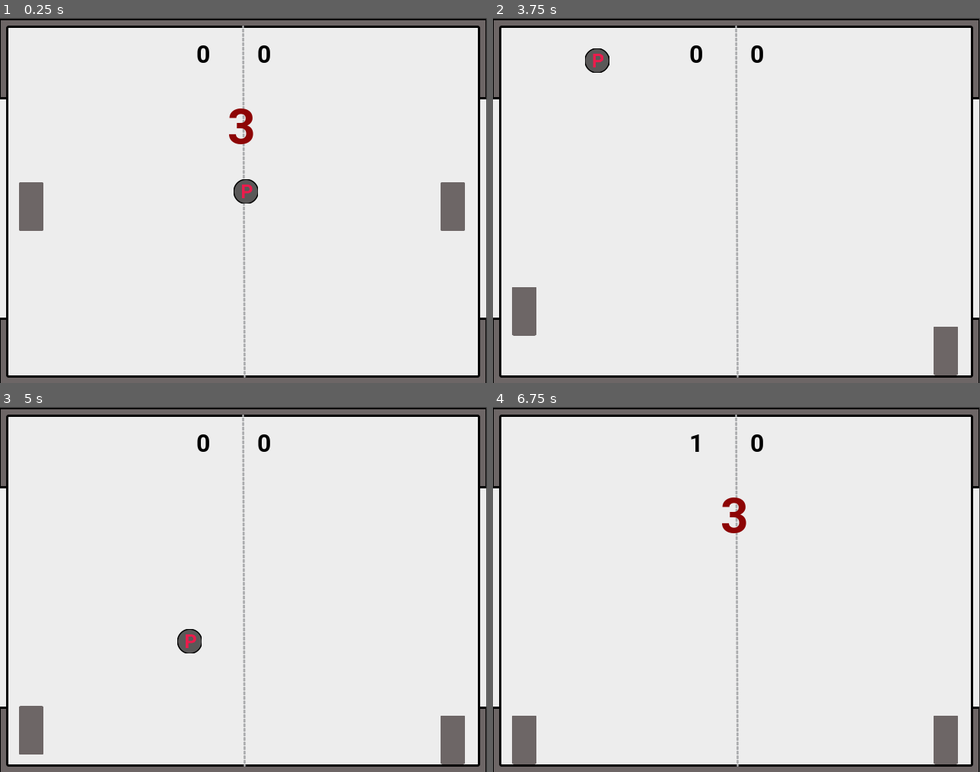
Above: before the commit, frames 1-4 (two rows, left to right).
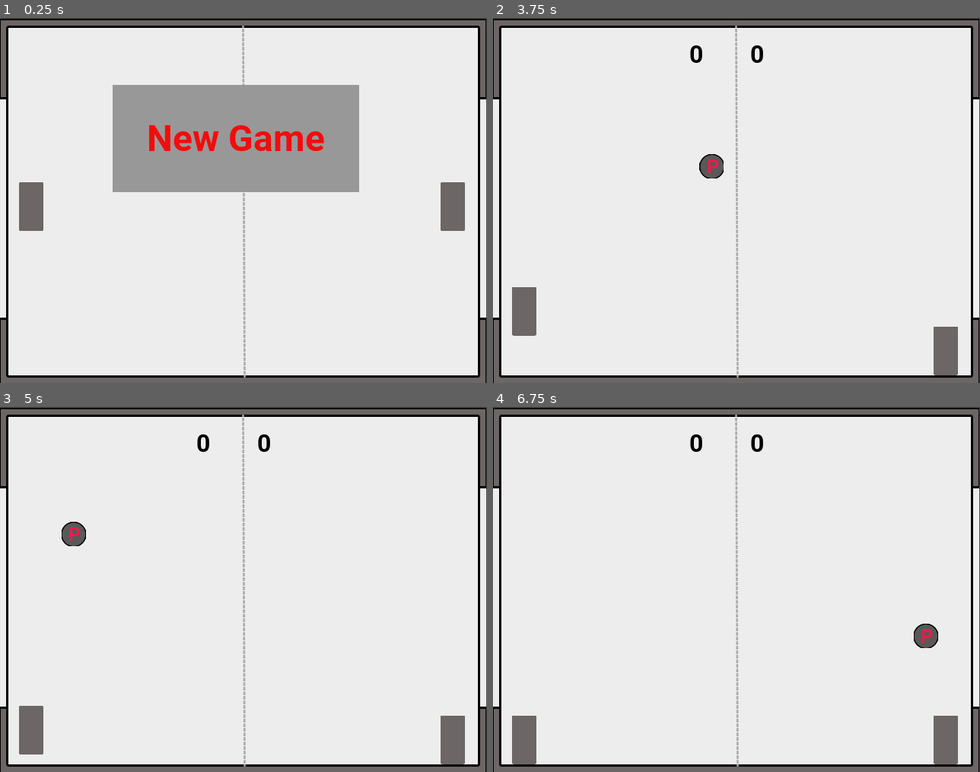
Above: after the commit, the same moments.

Repository: crpalmer/pong
Game: Godot game, scene res://pong.tscn
Same seed, same stepped clock (60 frames per second), same inputs: the game is played once before the commit and once after it.
Inputs (mouse positions are in pixels of both pictures, inside the frame that each line leads up to):
- Up to frame 1 (0.25 s): no input
- Up to frame 2 (3.75 s): click (726, 138) at 0.5 s, where only the run after the commit has a clickable "New Game"; hold Down (right_paddle_down) 1.28-2.03 s; hold Ctrl (left_paddle_down) 2.03-2.78 s; hold Down (right_paddle_down) 2.78-3.53 s; hold Shift (left_paddle_up) from 3.53 s (still down)
- Up to frame 3 (5 s): release Shift (left_paddle_up) at 4.28 s; hold Ctrl (left_paddle_down) from 4.28 s (still down)
- Up to frame 4 (6.75 s): release Ctrl (left_paddle_down) at 6.53 s; hold Down (right_paddle_down) from 6.53 s (still down)

The runs differ from the first frame. In frame 1, 15% of the frame differs, in the area x 23-74%, y 7-51%; in frame 2, 0.6%; in frame 3, 0.6%; in frame 4, 0.7%.

Commit message:
add game control

Diff:
--- a/Ball.gd
+++ b/Ball.gd
@@ -5,6 +5,9 @@
 var velocity = Vector2(0, 0)
 var difficulty = 1
 var increase_difficulty = false
+
+func _ready():
+	visible = false
 
 func _physics_process(delta):
 	if drop_ball:
--- a/Jumbotron.gd
+++ b/Jumbotron.gd
@@ -1,8 +1,26 @@
 extends Node2D
 
 signal ball_dropped
+signal new_round_needed
 
-func _on_Pong_new_round_needed():
+func _ready():
+	$GameOverMessage.visible = false
+	$NewGameButton.visible = true
+	$Player1Score.visible = false
+	$Player2Score.visible = false
+
+func _on_new_game_needed():
+	$NewGameButton.visible = true
+	$GameOverMessage.visible = true
+
+func _on_NewGameButton_pressed():
+	$GameOverMessage.visible = false
+	$NewGameButton.visible = false
+	$Player1Score.visible = true
+	$Player2Score.visible = true
+	emit_signal("new_round_needed")
+
+func _on_new_round_needed():
 	$CountDown.visible = true
 	$CountDown.text = "3"
 	yield(get_tree().create_timer(1.0), "timeout")
--- a/Paddle.gd
+++ b/Paddle.gd
@@ -5,15 +5,24 @@
 var down_action = ""
 export var paddle_speed = 250
 var round_speed = paddle_speed
+var active = false
 
 func _physics_process(delta):
-	var dir = 0
-	if Input.is_action_pressed(up_action): dir -= 1
-	if Input.is_action_pressed(down_action): dir += 1
-	var _collision = move_and_collide(Vector2(0, dir*delta*round_speed))
+	if active:
+		var dir = 0
+		if Input.is_action_pressed(up_action): dir -= 1
+		if Input.is_action_pressed(down_action): dir += 1
+		var _collision = move_and_collide(Vector2(0, dir*delta*round_speed))
 
 func _on_ball_dropped():
 	round_speed = paddle_speed
 
 func _on_RoundTimer_timeout():
 	round_speed = clamp(round_speed + 5, paddle_speed, 2*paddle_speed)
+
+func _on_new_game_needed():
+	position.y = -400
+	active = false
+
+func _on_new_round_needed():
+	active = true
--- a/pong.gd
+++ b/pong.gd
@@ -1,10 +1,12 @@
 extends Node2D
 
+signal new_game_needed
 signal new_round_needed
 signal goal_scored
 
 var player1_score = 0
 var player2_score = 0
+var max_score = 11
 
 func _ready():
 	randomize()
@@ -13,7 +15,6 @@
 	$LeftPaddle.down_action = "left_paddle_down"
 	$RightPaddle.up_action = "right_paddle_up"
 	$RightPaddle.down_action = "right_paddle_down"
-	emit_signal("new_round_needed")
 
 func update_jumbotron():
 	$Jumbotron/Player1Score.text = String(player1_score)
@@ -32,4 +33,5 @@
 func _on_goal_scored():
 	$Goal.play()
 	update_jumbotron()
-	emit_signal("new_round_needed")
+	if player1_score >= max_score or player2_score >= max_score: emit_signal("new_game_needed")
+	else: 	emit_signal("new_round_needed")
--- a/pong.tscn
+++ b/pong.tscn
@@ -28,6 +28,19 @@
 
 [sub_resource type="DynamicFont" id=10]
 size = 64
+font_data = ExtResource( 8 )
+
+[sub_resource type="DynamicFont" id=11]
+size = 48
+font_data = ExtResource( 8 )
+
+[sub_resource type="StyleBoxFlat" id=12]
+bg_color = Color( 0.862745, 0.407843, 0.407843, 1 )
+
+[sub_resource type="StyleBoxFlat" id=13]
+
+[sub_resource type="DynamicFont" id=14]
+size = 96
 font_data = ExtResource( 8 )
 
 [sub_resource type="CircleShape2D" id=5]
@@ -102,6 +115,26 @@
 custom_colors/font_color = Color( 0.556863, 0.0235294, 0.0235294, 1 )
 custom_fonts/font = SubResource( 10 )
 
+[node name="NewGameButton" type="Button" parent="Jumbotron"]
+margin_left = 148.0
+margin_top = 88.0
+margin_right = 472.0
+margin_bottom = 229.0
+custom_colors/font_color = Color( 0.952941, 0.0509804, 0.0509804, 1 )
+custom_fonts/font = SubResource( 11 )
+custom_styles/hover = SubResource( 12 )
+custom_styles/normal = SubResource( 13 )
+text = "  New Game  "
+
+[node name="GameOverMessage" type="Label" parent="Jumbotron"]
+margin_left = 87.0
+margin_top = 272.0
+margin_right = 444.0
+margin_bottom = 407.0
+custom_colors/font_color = Color( 0, 0, 0, 1 )
+custom_fonts/font = SubResource( 14 )
+text = "Game Over!"
+
 [node name="Ball" type="KinematicBody2D" parent="."]
 script = ExtResource( 3 )
 
@@ -147,11 +180,18 @@
 [connection signal="goal_scored" from="." to="." method="_on_goal_scored"]
 [connection signal="goal_scored" from="." to="Ball" method="_on_goal_scored"]
 [connection signal="goal_scored" from="." to="RoundTimer" method="_on_goal_scored"]
-[connection signal="new_round_needed" from="." to="Jumbotron" method="_on_Pong_new_round_needed"]
+[connection signal="new_game_needed" from="." to="Jumbotron" method="_on_new_game_needed"]
+[connection signal="new_game_needed" from="." to="LeftPaddle" method="_on_new_game_needed"]
+[connection signal="new_game_needed" from="." to="RightPaddle" method="_on_new_game_needed"]
+[connection signal="new_round_needed" from="." to="Jumbotron" method="_on_new_round_needed"]
 [connection signal="ball_dropped" from="Jumbotron" to="Ball" method="_on_ball_dropped"]
 [connection signal="ball_dropped" from="Jumbotron" to="LeftPaddle" method="_on_ball_dropped"]
 [connection signal="ball_dropped" from="Jumbotron" to="RightPaddle" method="_on_ball_dropped"]
 [connection signal="ball_dropped" from="Jumbotron" to="RoundTimer" method="_on_ball_dropped"]
+[connection signal="new_round_needed" from="Jumbotron" to="Jumbotron" method="_on_new_round_needed"]
+[connection signal="new_round_needed" from="Jumbotron" to="LeftPaddle" method="_on_new_round_needed"]
+[connection signal="new_round_needed" from="Jumbotron" to="RightPaddle" method="_on_new_round_needed"]
+[connection signal="pressed" from="Jumbotron/NewGameButton" to="Jumbotron" method="_on_NewGameButton_pressed"]
 [connection signal="body_entered" from="LeftGoal" to="." method="_on_LeftGoal_body_entered"]
 [connection signal="body_entered" from="RightGoal" to="." method="_on_RightGoal_body_entered"]
 [connection signal="timeout" from="RoundTimer" to="Ball" method="_on_RoundTimer_timeout"]
Not shown: 1 places in pong.tscn that only renumber resources
